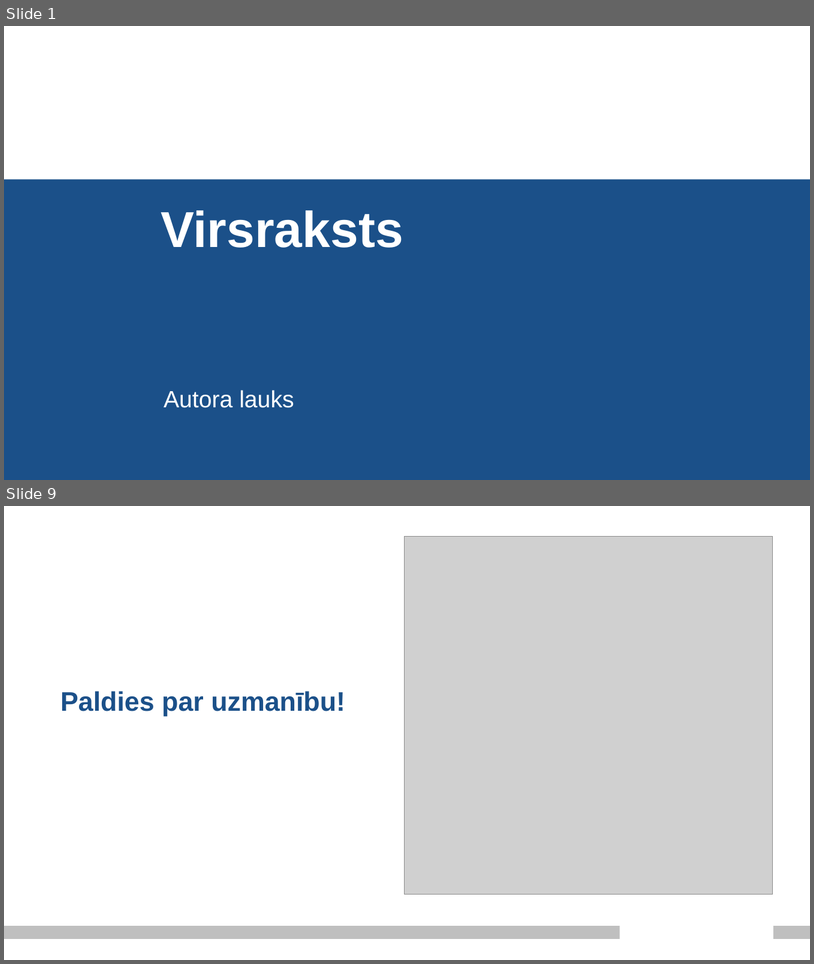
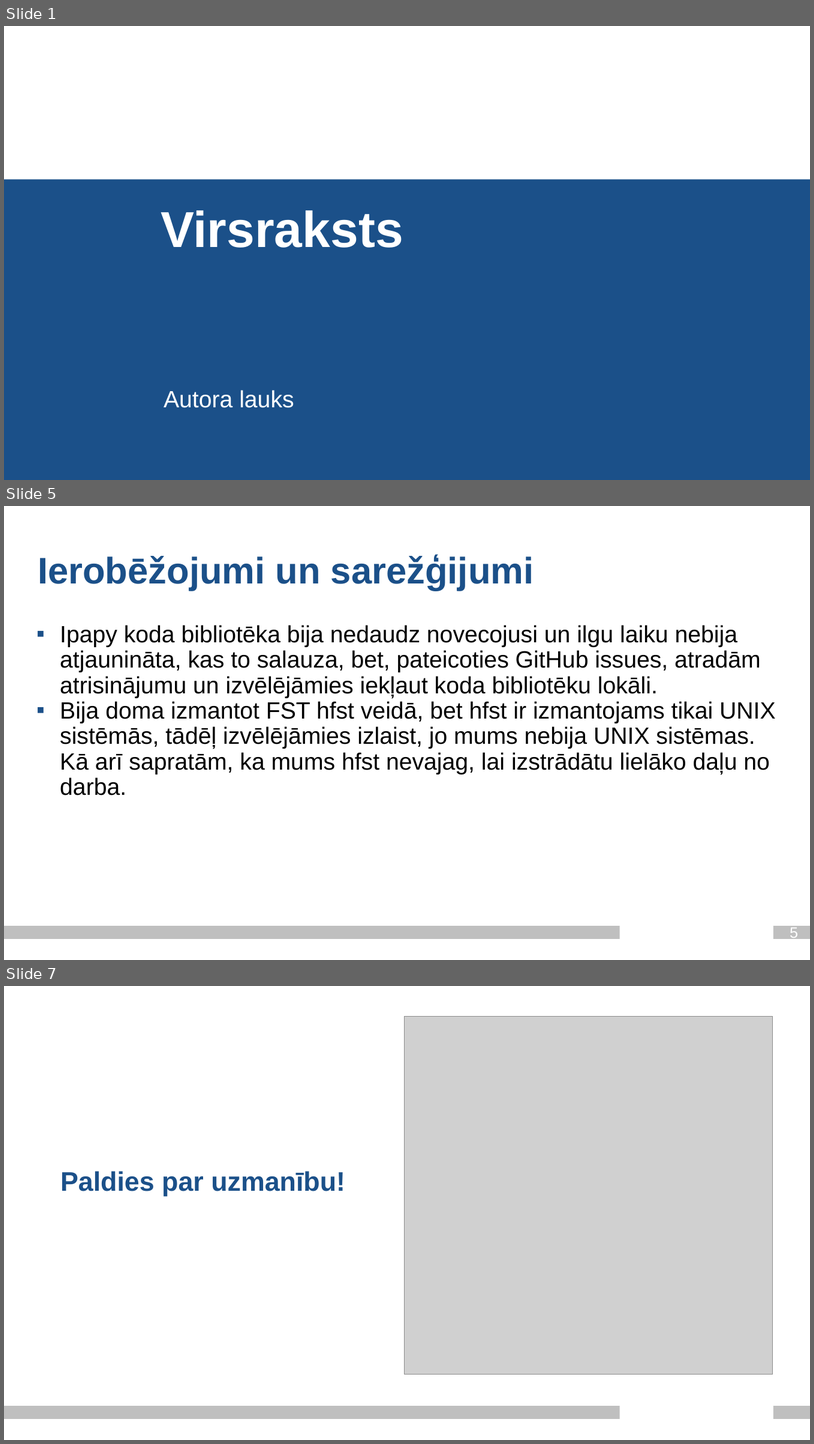
Before and after one commit to Paddlebear/valteh-ipa-translit, a slide deck: docs/valodasprez_2_ag21201_je21033.pptx. Shown one above the other, each under a label of ours: slides 1 and 9 before the commit, slides 1, 5 and 7 after it; the slides between them are not shown. The pictures are 814x964 and 814x1444 pixels, drawn with LibreOffice and Linux fonts; fonts in the diff are those of the drawing; grey boxes stand for pictures; background and template pictures are left out. Boxes give left, top, right and bottom in pixels: in the first picture for what was removed or moved away, otherwise in the second. Text is boxed around its words. In the diff, an @@ line names an element or a change of style, - is before the commit and + after.

Commit message:
Update presentation

```diff
--- a/docs/valodasprez_2_ag21201_je21033.pptx
+++ b/docs/valodasprez_2_ag21201_je21033.pptx
@@ slide 5 added at (4, 506, 810, 960), background #FFFFFF; not listed: 2 template elements that a slide beside it also shows @@
@@ title added at (38, 554, 534, 590), 44 pt, text #1B5089, bold @@
+Ierobēžojumi un sarežģijumi
@@ text added at (60, 625, 776, 795), 28 pt, text #000000 @@
+▪ Ipapy koda bibliotēka bija nedaudz novecojusi un ilgu laiku nebija atjaunināta, kas to salauza, bet, pateicoties GitHub issues, atradām atrisinājumu un izvēlējāmies iekļaut koda bibliotēku lokāli.
+▪ Bija doma izmantot FST hfst veidā, bet hfst ir izmantojams tikai UNIX sistēmās, tādēļ izvēlējāmies izlaist, jo mums nebija UNIX sistēmas. Kā arī sapratām, ka mums hfst nevajag, lai izstrādātu lielāko daļu no darba.
@@ page number added at (790, 927, 798, 941), 18 pt, text #FFFFFF @@
+5
@@ what was slide 9 is now slide 7 @@
```
Also in this commit, not shown: 4 other slides added, 7 slides removed.
